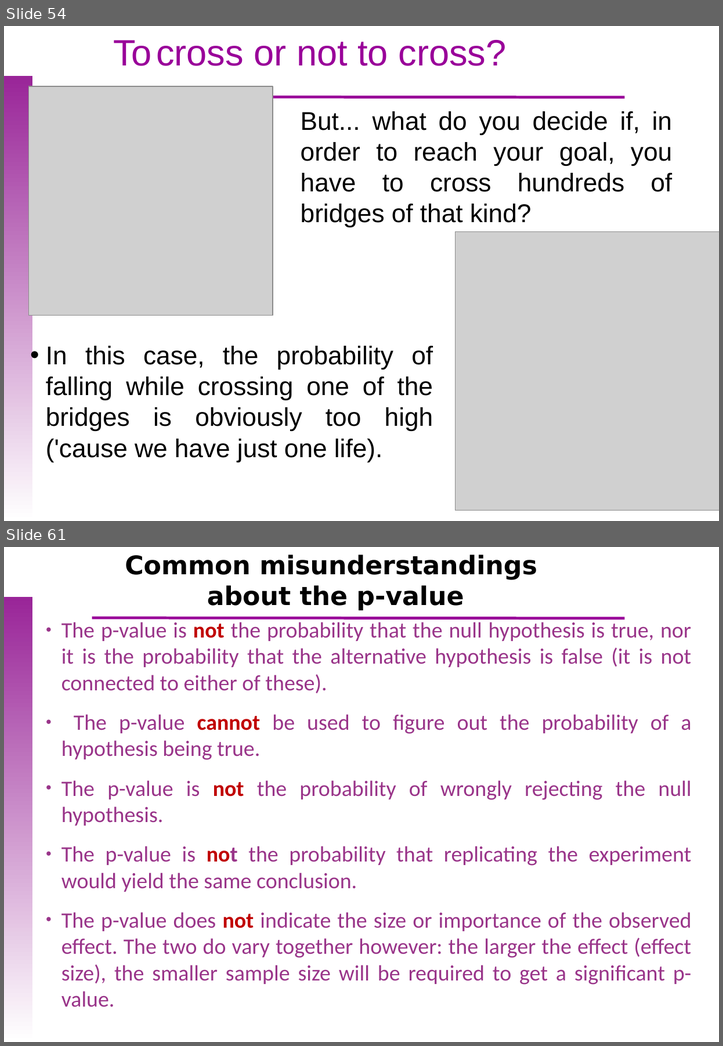
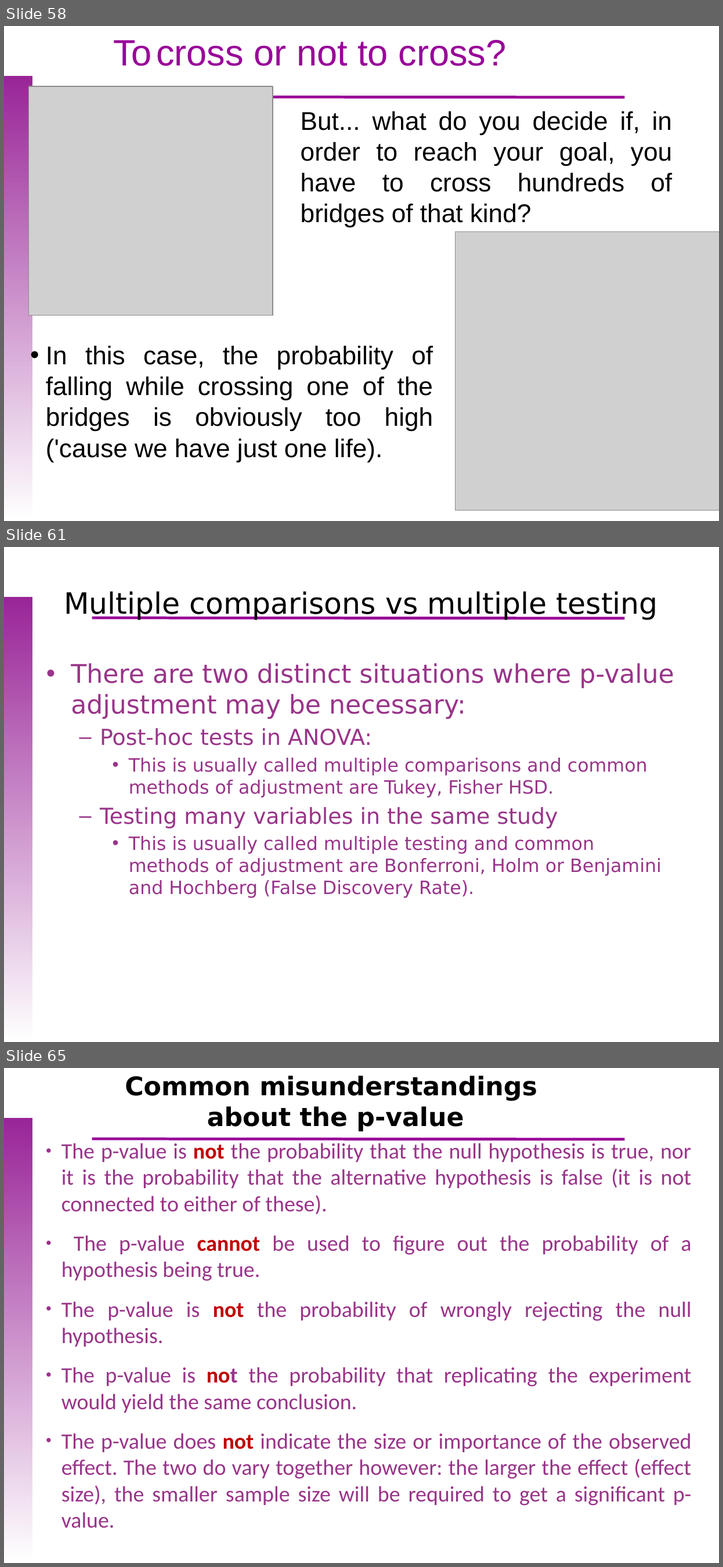
Before and after one commit to uebvhir/Course_Basic_Statistics_2019, a slide deck: Sessio_7/EBB_2019_Session_7-Hypothesis_test_continous_variables.pptx. Shown one above the other, each under a label of ours: slides 54 and 61 before the commit, slides 58, 61 and 65 after it; the slides between them are not shown. The pictures are 723x1046 and 723x1567 pixels, drawn with LibreOffice and Linux fonts; fonts in the diff are those of the drawing; grey boxes stand for pictures; background and template pictures are left out. Boxes give left, top, right and bottom in pixels: in the first picture for what was removed or moved away, otherwise in the second. Text is boxed around its words. In the diff, an @@ line names an element or a change of style, - is before the commit and + after.

Commit message:
Cleaned some slides, adjusted index and added some stuff on multiple comparisons.

```diff
--- a/Sessio_7/EBB_2019_Session_7-Hypothesis_test_continous_variables.pptx
+++ b/Sessio_7/EBB_2019_Session_7-Hypothesis_test_continous_variables.pptx
@@ slide 61 added at bbox=[4, 547, 719, 1042], background picture (left out); not listed: 2 template elements that a slide beside it also shows @@
@@ title added at bbox=[64, 591, 658, 620], 32 pt, text #000000 @@
+Multiple comparisons vs multiple testing
@@ text added at bbox=[71, 663, 673, 898], 20 pt, text #993489 @@
+• There are two distinct situations where p-value adjustment may be necessary:
+  – Post-hoc tests in ANOVA:
+    • This is usually called multiple comparisons and common methods of adjustment are Tukey, Fisher HSD.
+  – Testing many variables in the same study
+    • This is usually called multiple testing and common methods of adjustment are Bonferroni, Holm or Benjamini and Hochberg (False Discovery Rate).
@@ what was slide 54 is now slide 58 @@
@@ what was slide 61 is now slide 65 @@
```
Also in this commit, not shown: 14 slides changed, 5 other slides added, 2 slides removed, 1 other file.
